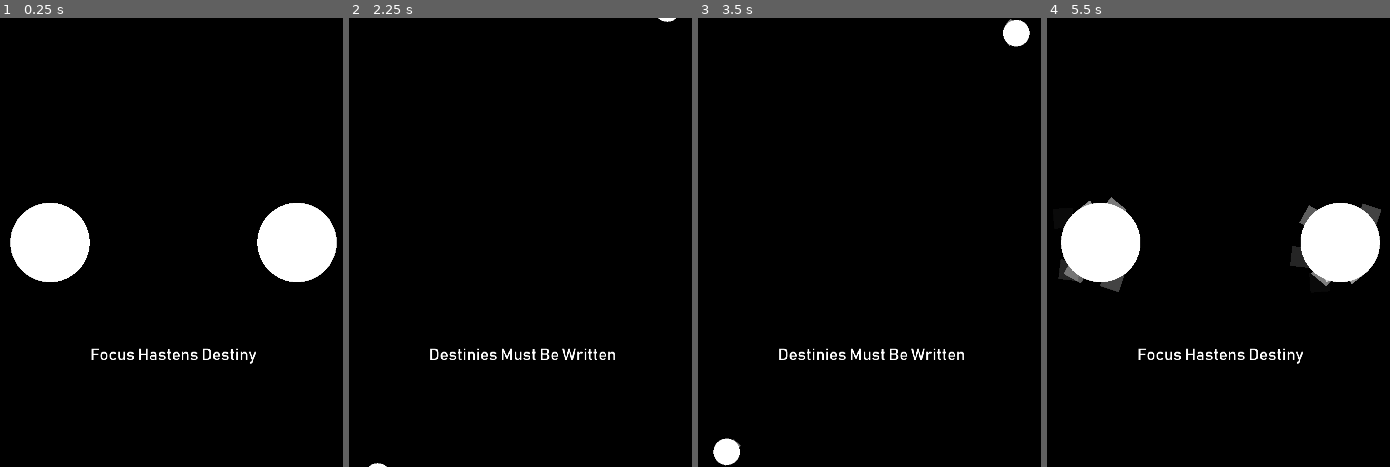
Above: before the commit, frames 1-4 (left to right).
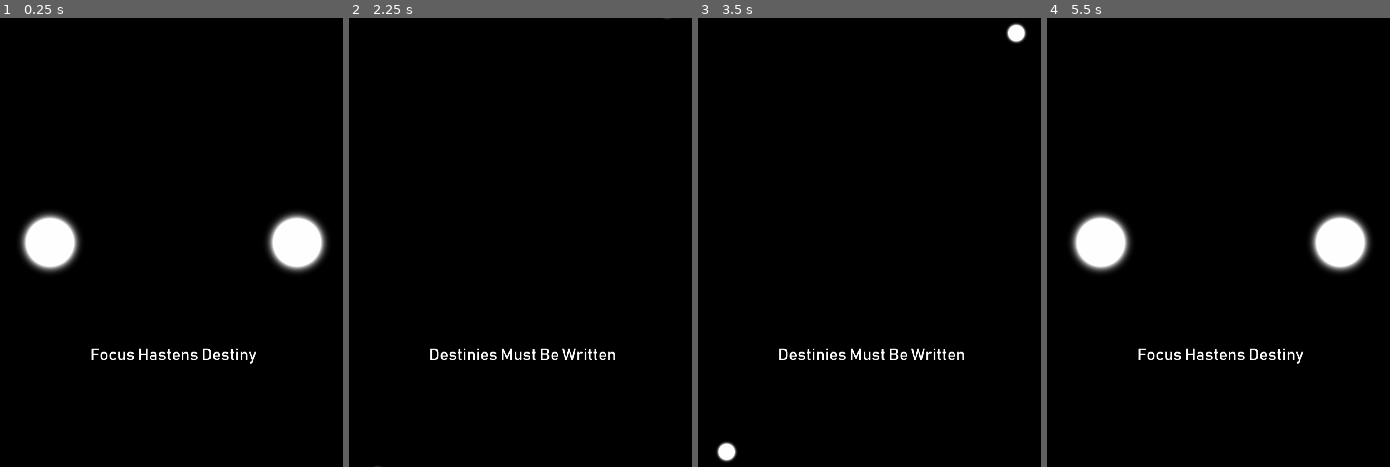
Above: after the commit, the same moments.

Repository: Dark-Gran/Spirit-Circles
Game: Godot game, scene res://src/Main.tscn
Same seed, same stepped clock (60 frames per second), same inputs: the game is played once before the commit and once after it.
Inputs (mouse positions are in pixels of both pictures, inside the frame that each line leads up to):
- Up to frame 1 (0.25 s): no input
- Up to frame 2 (2.25 s): move the mouse to (outside the picture) at 0.52 s; hold Right (ui_right) 0.53-1.28 s; tap Space (ui_accept) at 0.77, 1.52 s; move the mouse to (362, 264) at 1.27 s; hold Left (ui_left) 1.28-2.03 s; move the mouse to (602, 143) at 2.02 s; hold Right (ui_right) from 2.03 s (still down)
- Up to frame 3 (3.5 s): keep holding Right (ui_right); move the mouse to (831, 332) at 2.77 s; tap Space (ui_accept) at 3.02 s
- Up to frame 4 (5.5 s): move the mouse to (outside the picture) at 3.52 s; release Right (ui_right) at 3.53 s; hold Left (ui_left) from 3.53 s (still down); tap Space (ui_accept) at 3.77, 4.52 s; move the mouse to (outside the picture) at 4.27 s; move the mouse to (1259, 242) at 5.02 s

The runs differ from the first frame. In frame 1, 4.1% of the frame differs, in the area x 2-99%, y 41-59%; in frame 2, less than 0.1%; in frame 3, 0.5%; in frame 4, 4.9%, in the area x 3-98%, y 39-62%.

Commit message:
circle glow/blur shader + environmental glow tests + particle tests

Diff:
--- /dev/null
+++ b/assets/circle_shader.gdshader
@@ -0,0 +1,16 @@
+shader_type canvas_item;
+
+const vec2 center = vec2(0.5, 0.5);
+const float radius = 0.5;
+
+const float gradient_start = 0.3;
+const float blur = 5.0;
+const float ramp_factor = 4.0;
+
+void fragment() {
+	COLOR = texture(TEXTURE, UV);
+	if (pow(UV.x - center.x, 2) + pow(UV.y - center.y, 2) > pow(gradient_start, 2)) {
+		float dist = sqrt(pow(center.x-UV.x, 2)+pow(center.y-UV.y, 2))-gradient_start;
+		COLOR.a *= pow(1.0-dist*blur, ramp_factor);
+	}
+}
--- a/src/world/Circle.gd
+++ b/src/world/Circle.gd
@@ -75,7 +75,7 @@
 	color_info = ct_dict.get(color_type)
 	if size < color_info.get("lowest_power"):
 		size = color_info.get("lowest_power")
-	$MeshInstance2D.modulate = color_info.get("color")
+	$Sprite.modulate = color_info.get("color")
 	refresh()
 
 func _physics_process(delta):
@@ -361,7 +361,7 @@
 func refresh_size():
 	var s = float(size)/PI
 	var new_scale = Vector2(s, s)
-	$MeshInstance2D.scale = new_scale
+	$Sprite.scale = new_scale * 0.058 # taken from directly from circles Sprite, depends on texture size (to be changed?)
 	$Particles2D.scale = new_scale
 	$CollisionShape2D.scale = new_scale
 	$StuckDetector.scale = new_scale
--- a/src/world/Circle.tscn
+++ b/src/world/Circle.tscn
@@ -1,52 +1,58 @@
-[gd_scene load_steps=7 format=2]
+[gd_scene load_steps=9 format=2]
 
 [ext_resource path="res://src/world/Circle.gd" type="Script" id=1]
+[ext_resource path="res://assets/circle.png" type="Texture" id=2]
+[ext_resource path="res://assets/circle_shader.gdshader" type="Shader" id=3]
 
-[sub_resource type="SphereMesh" id=1]
-radius = 10.0
-height = 20.0
+[sub_resource type="ShaderMaterial" id=1]
+shader = ExtResource( 3 )
 
-[sub_resource type="Gradient" id=4]
-offsets = PoolRealArray( 0.434109, 0.992248 )
-colors = PoolColorArray( 1, 1, 1, 1, 1, 1, 1, 0 )
+[sub_resource type="Gradient" id=2]
+offsets = PoolRealArray( 0, 0.333333, 0.542636, 1 )
+colors = PoolColorArray( 0, 0, 0, 0, 1, 0.175781, 0.175781, 1, 1, 0, 0, 1, 0, 0, 0, 0 )
 
-[sub_resource type="GradientTexture" id=5]
-gradient = SubResource( 4 )
+[sub_resource type="GradientTexture" id=3]
+gradient = SubResource( 2 )
 
-[sub_resource type="ParticlesMaterial" id=3]
+[sub_resource type="ParticlesMaterial" id=4]
+emission_shape = 1
+emission_sphere_radius = 10.0
 flag_disable_z = true
 direction = Vector3( 0, 0, 0 )
-spread = 180.0
 gravity = Vector3( 0, 0, 0 )
-initial_velocity = 12.0
-angular_velocity = 180.0
-orbit_velocity = 0.0
+orbit_velocity = 0.1
 orbit_velocity_random = 0.0
 damping = 1.0
-angle = 10.0
 scale = 5.0
-color_ramp = SubResource( 5 )
+scale_random = 0.5
+color_ramp = SubResource( 3 )
 
-[sub_resource type="CircleShape2D" id=2]
+[sub_resource type="CircleShape2D" id=5]
 
 [node name="Circle" type="KinematicBody2D" groups=[
 "circles",
 ]]
 script = ExtResource( 1 )
 
-[node name="MeshInstance2D" type="MeshInstance2D" parent="."]
-mesh = SubResource( 1 )
+[node name="Sprite" type="Sprite" parent="."]
+material = SubResource( 1 )
+scale = Vector2( 0.058, 0.058 )
+texture = ExtResource( 2 )
 
 [node name="Particles2D" type="Particles2D" parent="."]
-z_index = -1
-amount = 16
+z_index = 1
+emitting = false
+amount = 10
 speed_scale = 0.5
-process_material = SubResource( 3 )
+visibility_rect = Rect2( -50, -50, 100, 100 )
+process_material = SubResource( 4 )
 
 [node name="CollisionShape2D" type="CollisionShape2D" parent="."]
-shape = SubResource( 2 )
+visible = false
+shape = SubResource( 5 )
 
 [node name="RayCastA" type="RayCast2D" parent="."]
+visible = false
 position = Vector2( 0, -10 )
 enabled = true
 cast_to = Vector2( 0, 0 )
@@ -55,6 +61,7 @@
 collide_with_bodies = false
 
 [node name="RayCastB" type="RayCast2D" parent="."]
+visible = false
 position = Vector2( 0, 10 )
 enabled = true
 cast_to = Vector2( 0, 0 )
@@ -63,6 +70,7 @@
 collide_with_bodies = false
 
 [node name="RayCastC" type="RayCast2D" parent="."]
+visible = false
 enabled = true
 cast_to = Vector2( 0, 0 )
 collision_mask = 2
@@ -70,10 +78,12 @@
 collide_with_bodies = false
 
 [node name="StuckDetector" type="Area2D" parent="."]
+visible = false
 gravity_vec = Vector2( 0, 0 )
 monitorable = false
 collision_layer = 0
 collision_mask = 4
 
 [node name="CollisionShape2D2" type="CollisionShape2D" parent="StuckDetector"]
-shape = SubResource( 2 )
+visible = false
+shape = SubResource( 5 )
--- a/src/world/World.tscn
+++ b/src/world/World.tscn
@@ -19,6 +19,13 @@
 font_data = ExtResource( 3 )
 
 [sub_resource type="CircleShape2D" id=4]
+
+[sub_resource type="Environment" id=5]
+background_mode = 4
+glow_intensity = 1.0
+glow_strength = 0.69
+glow_blend_mode = 0
+glow_bicubic_upscale = true
 
 [node name="World" type="Node2D"]
 script = ExtResource( 1 )
@@ -85,5 +92,8 @@
 [node name="CollisionShape2D" type="CollisionShape2D" parent="HypoCircle"]
 shape = SubResource( 4 )
 
+[node name="WorldEnvironment" type="WorldEnvironment" parent="."]
+environment = SubResource( 5 )
+
 [connection signal="button_up" from="GUI/Continue" to="." method="_on_Continue_button_up"]
 [connection signal="timeout" from="GUI/LevelName/Timer" to="." method="_on_LevelNameTimer_timeout"]
Binary file added: assets/circle.png
Not shown: 1 places in src/world/World.tscn that only renumber resources
